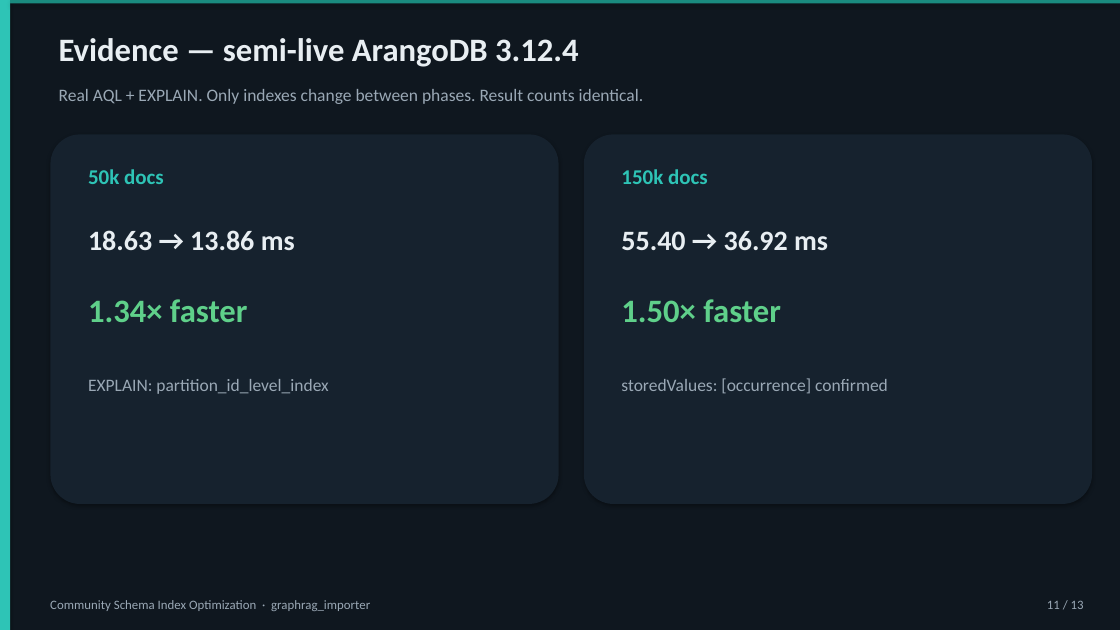
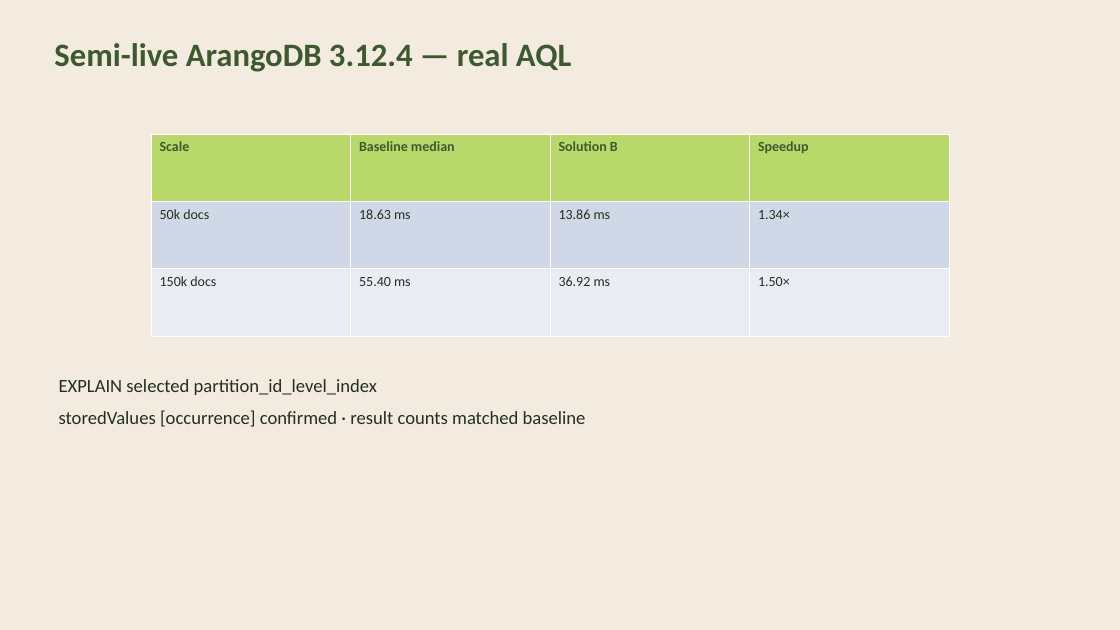
Before and after one commit to RiddickShailah/Arango_Community-Schema-Query-, a slide deck: slide 5 of docs/Community_Schema_Optimization.pptx (slide 11 before the commit). Drawn at 1120x630 pixels with LibreOffice and Linux fonts; fonts in the diff are those of the drawing. Boxes give left, top, right and bottom in pixels: in the first picture for what was removed or moved away, otherwise in the second. Text is boxed around its words. In the diff, an @@ line names an element or a change of style, - is before the commit and + after.

```diff
--- a/docs/Community_Schema_Optimization.pptx
+++ b/docs/Community_Schema_Optimization.pptx
@@ background #FFFFFF to #F3EBE0 @@
@@ rectangle removed at [0,0,1120,630] @@
@@ rectangle removed at [0,0,10,630] @@
@@ rectangle removed at [10,0,1120,3] @@
@@ text at [54,43,571,72]: text changed; text colour #E8EEF2 to #3D5A2E @@
-Evidence — semi-live ArangoDB 3.12.4
+Semi-live ArangoDB 3.12.4 — real AQL
@@ text removed at [59,89,644,104] @@
-Real AQL + EXPLAIN. Only indexes change between phases. Result counts identical.
@@ rounded rectangle removed at [50,134,559,504] @@
@@ table added at [151,134,951,336], 3 rows, 4 columns @@
+Scale | Baseline median | Solution B | Speedup
+50k docs | 18.63 ms | 13.86 ms | 1.34×
+150k docs | 55.40 ms | 36.92 ms | 1.50×
@@ rounded rectangle removed at [584,134,1092,504] @@
@@ text removed at [88,169,164,184] @@
-50k docs
@@ text removed at [621,169,708,184] @@
-150k docs
@@ text removed at [88,230,295,250] @@
-18.63 → 13.86 ms
@@ text removed at [621,231,828,250] @@
-55.40 → 36.92 ms
@@ text removed at [88,299,248,322] @@
-1.34× faster
@@ text removed at [621,299,781,322] @@
-1.50× faster
@@ text at [59,379,586,427]: text changed; size 15 to 16 pt; text colour #9AA8B5 to #24301F @@
-EXPLAIN: partition_id_level_index
+EXPLAIN selected partition_id_level_index
+storedValues [occurrence] confirmed · result counts matched baseline
@@ text removed at [621,378,888,394] @@
-storedValues: [occurrence] confirmed
@@ text removed at [50,600,370,611] @@
-Community Schema Index Optimization · graphrag_importer
@@ text removed at [1047,600,1084,609] @@
-11 / 13
```
Also in this commit, not shown: 1 other slide changed, 8 slides added, 11 slides removed, 9 other files.
